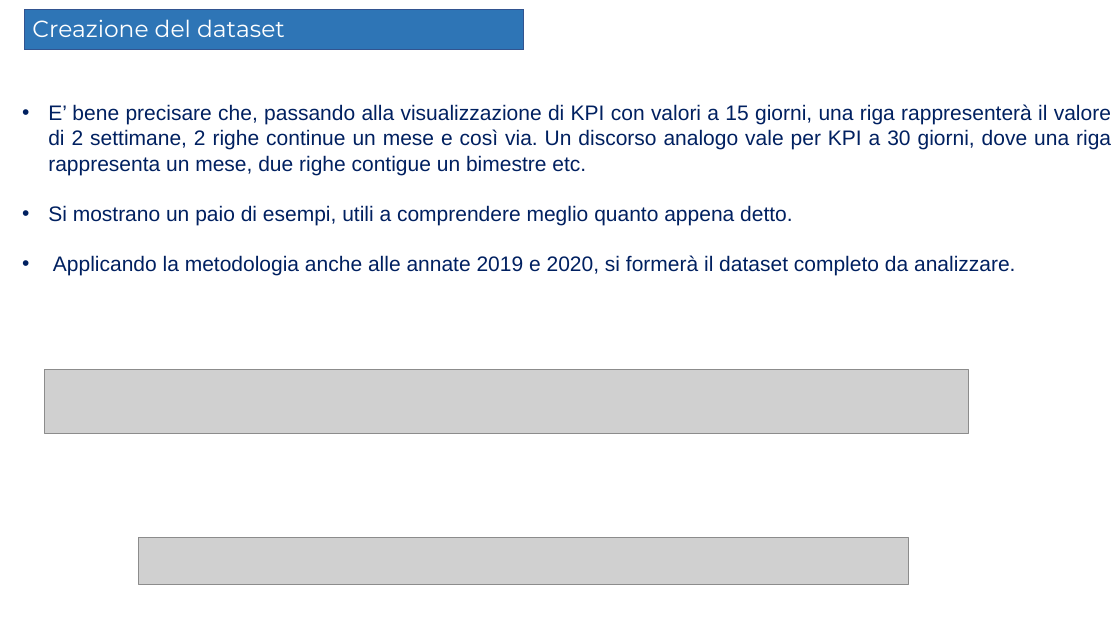
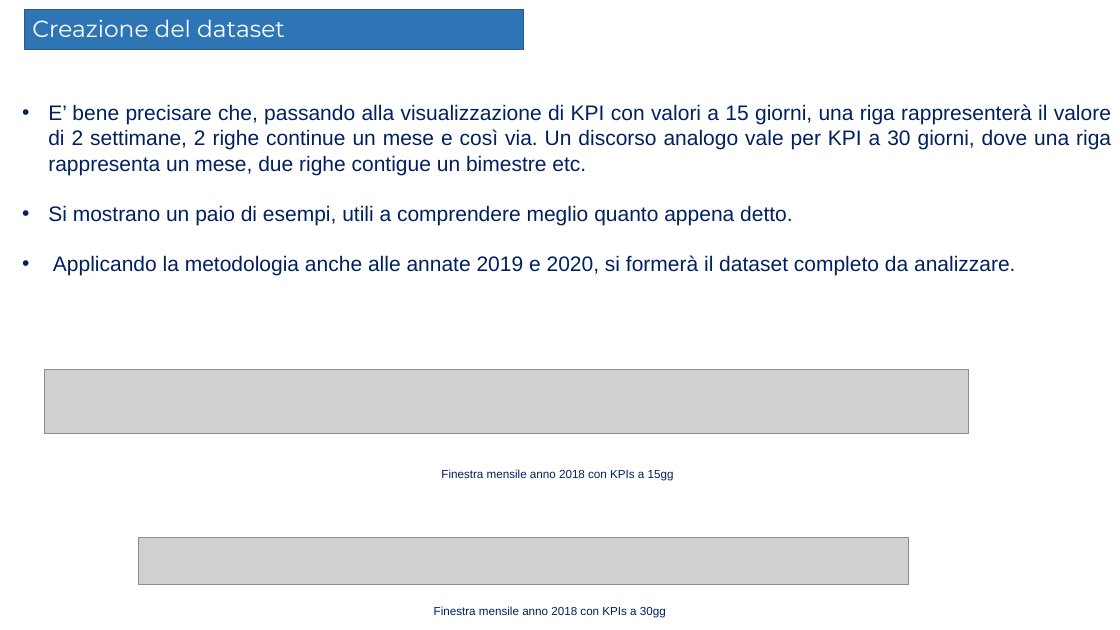
Before and after one commit to Elmaravilla7/Tesi, a slide deck: slide 28 of Presentazione204898.pptx. Drawn at 1120x630 pixels with LibreOffice and Linux fonts; fonts in the diff are those of the drawing; grey boxes stand for pictures; background and template pictures are left out. Boxes give left, top, right and bottom in pixels: in the first picture for what was removed or moved away, otherwise in the second. Text is boxed around its words. In the diff, an @@ line names an element or a change of style, - is before the commit and + after.

```diff
--- a/Presentazione204898.pptx
+++ b/Presentazione204898.pptx
@@ text added at <box>441,469,674,481</box>, 10 pt, text #002060 @@
+  Finestra mensile anno 2018 con KPIs a 15gg
@@ text added at <box>434,606,666,618</box>, 10 pt, text #002060 @@
+  Finestra mensile anno 2018 con KPIs a 30gg
```
Also in this commit, not shown: 11 other slides changed.
